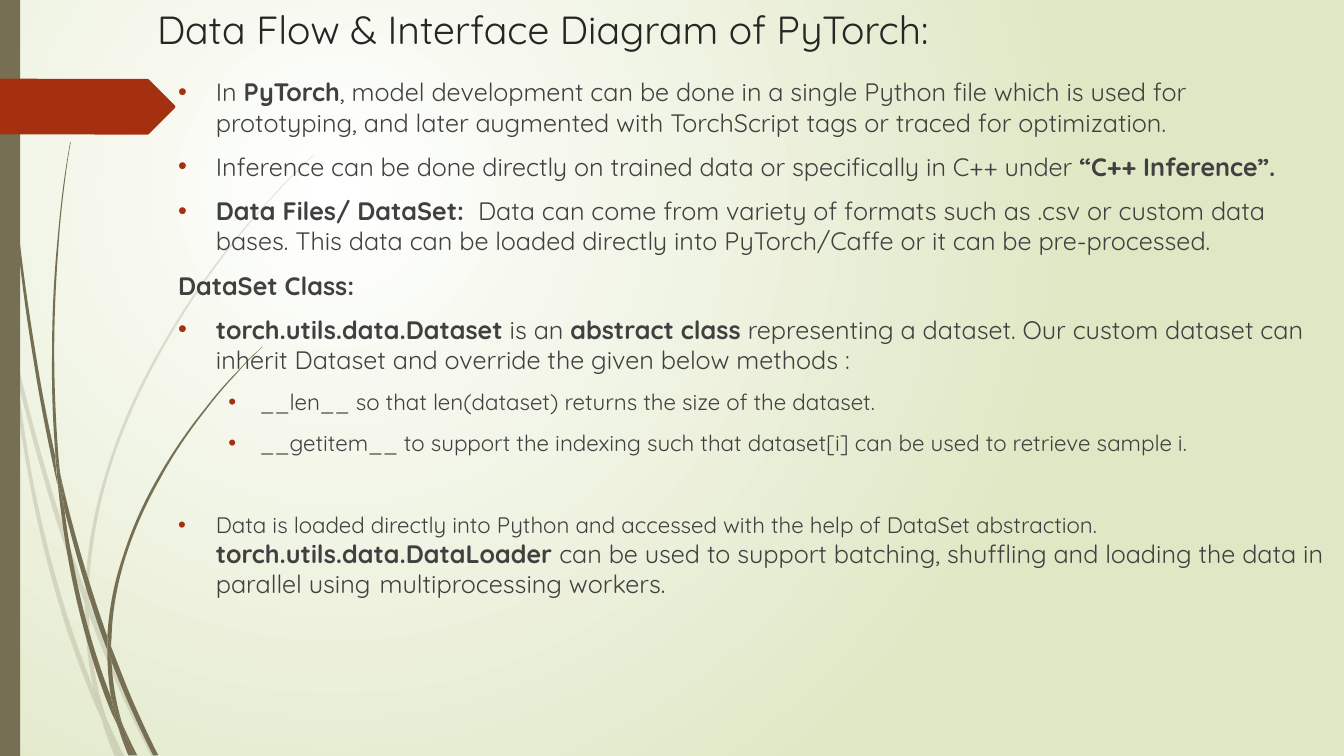
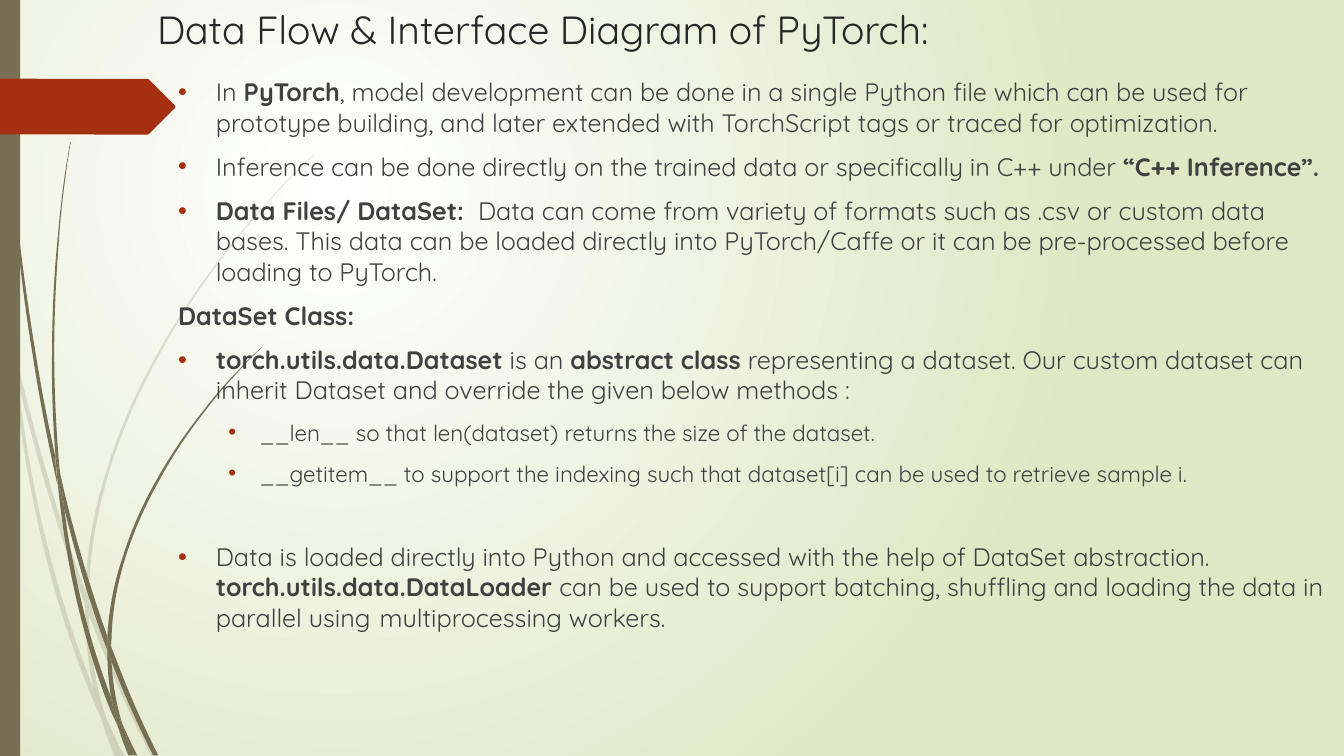
Before and after one commit to DivJAth/OOADPytorch, a slide deck: slide 7 of Grad_Presentation.pptx (slide 6 before the commit). Drawn at 1344x756 pixels with LibreOffice and Linux fonts; fonts in the diff are those of the drawing. Boxes give left, top, right and bottom in pixels: in the first picture for what was removed or moved away, otherwise in the second. Text is boxed around its words. In the diff, an @@ line names an element or a change of style, - is before the commit and + after.

```diff
--- a/Grad_Presentation.pptx
+++ b/Grad_Presentation.pptx
@@ text at (216,82,1319,286): text changed @@
-• In PyTorch, model development can be done in a single Python file which is used for prototyping, and later augmented with TorchScript tags or traced for optimization.
-• Inference can be done directly on trained data or specifically in C++ under “C++ Inference”.
-• Data Files/ DataSet: Data can come from variety of formats such as .csv or custom data bases. This data can be loaded directly into PyTorch/Caffe or it can be pre-processed.
+• In PyTorch, model development can be done in a single Python file which can be used for prototype building, and later extended with TorchScript tags or traced for optimization.
+• Inference can be done directly on the trained data or specifically in C++ under “C++ Inference”.
+• Data Files/ DataSet: Data can come from variety of formats such as .csv or custom data bases. This data can be loaded directly into PyTorch/Caffe or it can be pre-processed before loading to PyTorch.
@@ text at (216,547,1323,632): size 16 to 18 pt in "Data is loaded directly into Python and ..." @@
```
Also in this commit, not shown: 11 other slides changed, 2 slides added, 3 slides removed.
